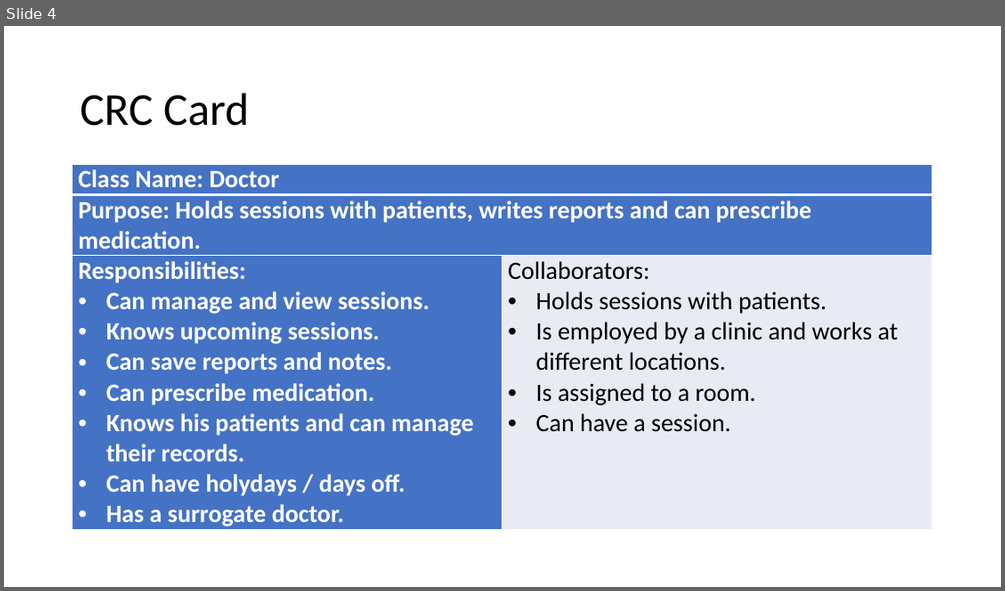
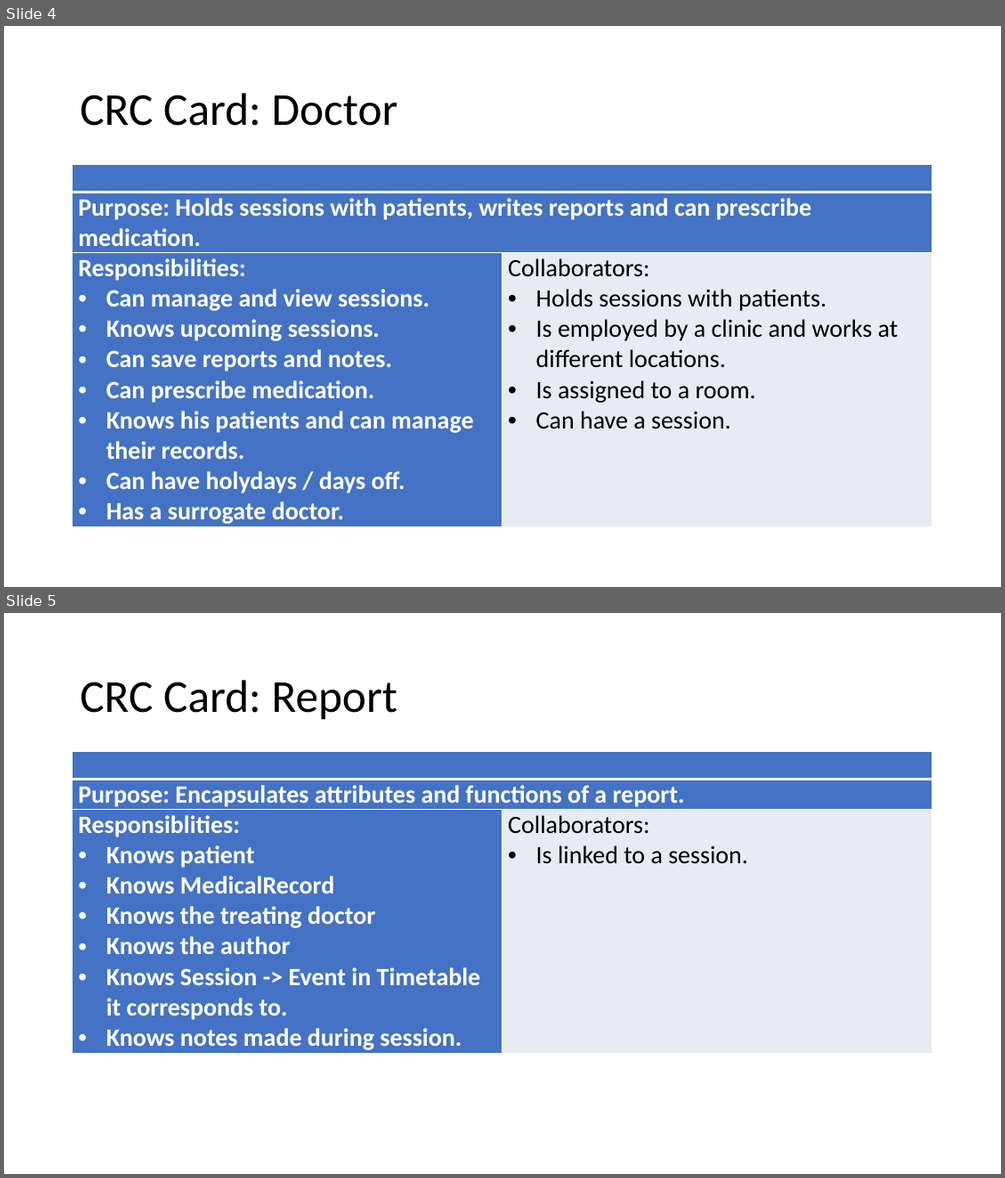
Before and after one commit to AdrianAulbach/CS1, a slide deck: docs/CS1/task07/Presentation_Task_7.pptx. Shown one above the other, each under a label of ours: slide 4 before the commit, slides 4 and 5 after it. The pictures are 1005x591 and 1005x1178 pixels, drawn with LibreOffice and Linux fonts; fonts in the diff are those of the drawing. Boxes give left, top, right and bottom in pixels: in the first picture for what was removed or moved away, otherwise in the second. Text is boxed around its words. In the diff, an @@ line names an element or a change of style, - is before the commit and + after.

```diff
--- a/docs/CS1/task07/Presentation_Task_7.pptx
+++ b/docs/CS1/task07/Presentation_Task_7.pptx
@@ slide 5 added at [4, 613, 1001, 1174], background #FFFFFF @@
@@ title added at [80, 680, 398, 720], 44 pt, text #000000 @@
+CRC Card: Report
@@ table added at [73, 751, 933, 1054], 3 rows, 2 columns @@
+ | 
+Purpose: Encapsulates attributes and functions of a report. | 
+Responsiblities: / Knows patient / Knows MedicalRecord / Knows the treating doctor / Knows the author / Knows Session -> Event in Timetable it corresponds to. / Knows notes made during session. | Collaborators: / Is linked to a session.
@@ slide 4 changed as well @@
@@ title at [80, 93, 398, 126]: text changed @@
-CRC Card
+CRC Card: Doctor
@@ table at [73, 164, 933, 527] @@
-row 1, column 1: Class Name: Doctor
+row 1, column 1: 
```
Also in this commit, not shown: 2 other slides changed, 6 other slides added, 2 slides removed, 3 other files.
